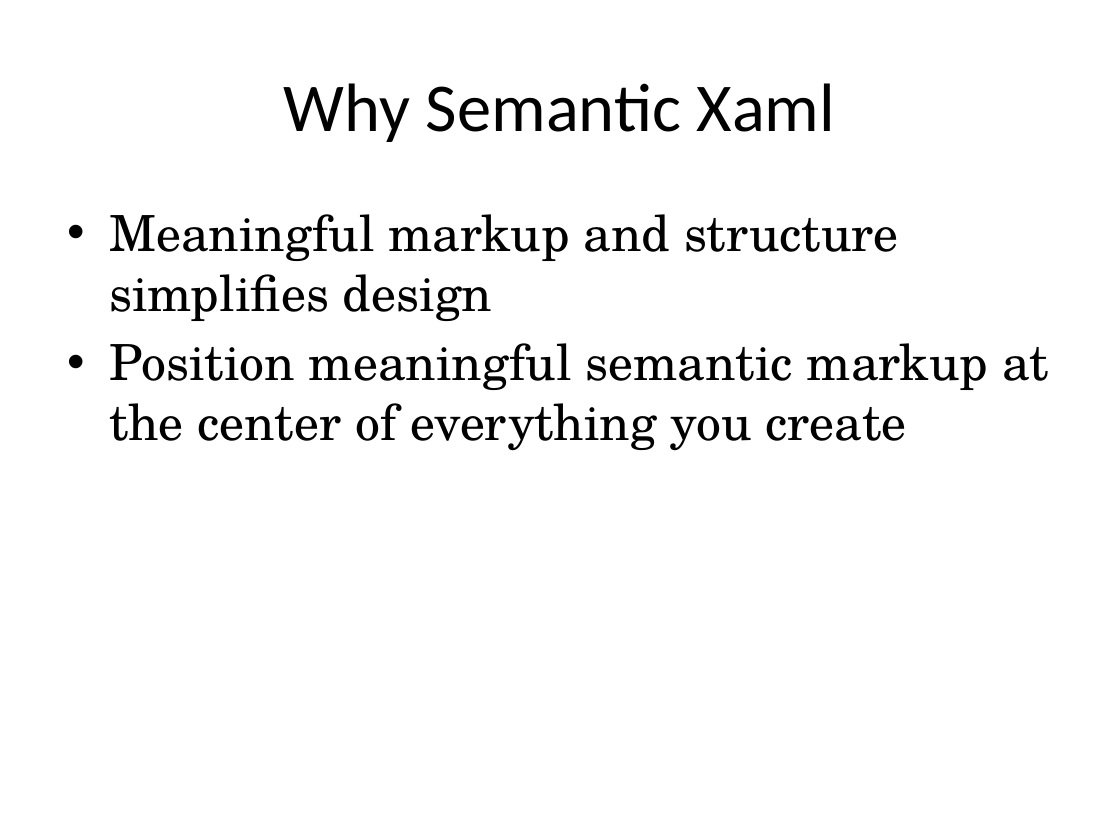
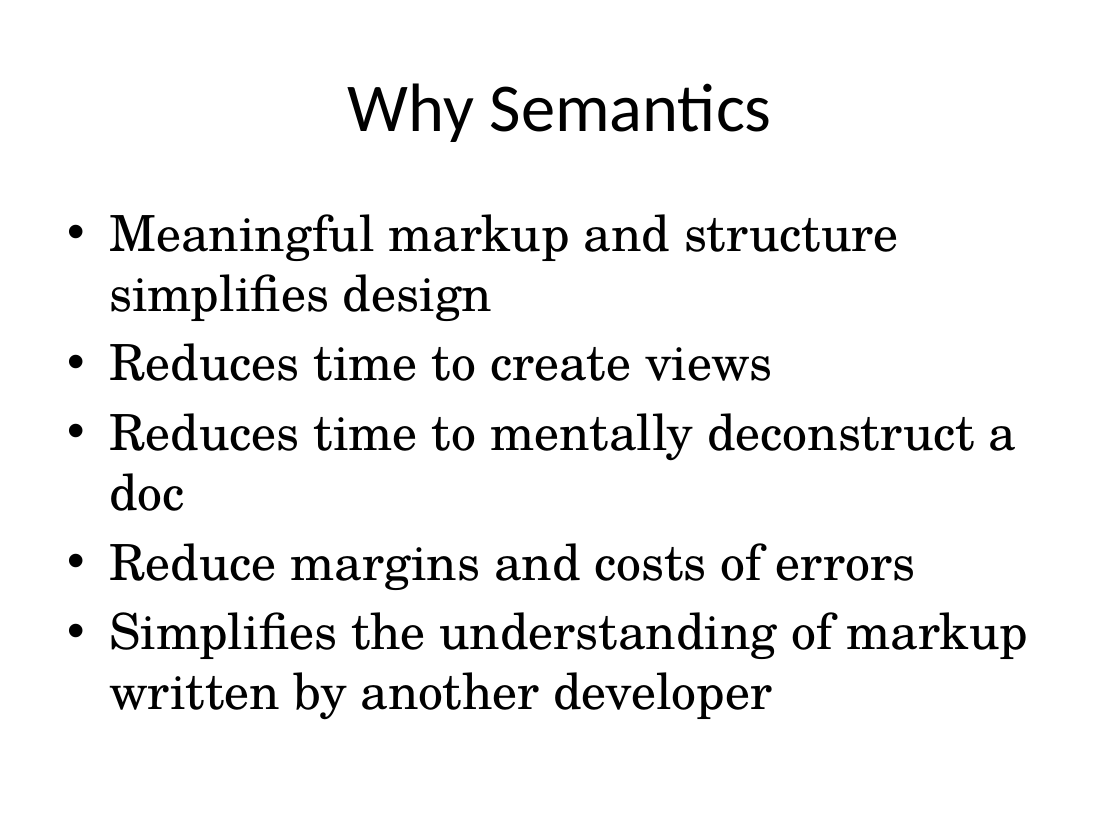
Before and after one commit to RookieOne/JBsWpfExamples, a slide deck: slide 63 of Adv WPF Workshop.pptx (slide 60 before the commit). Drawn at 1120x840 pixels with LibreOffice and Linux fonts; fonts in the diff are those of the drawing. Boxes give left, top, right and bottom in pixels: in the first picture for what was removed or moved away, otherwise in the second. Text is boxed around its words. In the diff, an @@ line names an element or a change of style, - is before the commit and + after.

```diff
--- a/Adv WPF Workshop.pptx
+++ b/Adv WPF Workshop.pptx
@@ title at (348,83,772,142): text changed @@
-Why Semantic Xaml
+Why Semantics
@@ text at (109,343,1028,720): text changed @@
-• Position meaningful semantic markup at the center of everything you create
+• Reduces time to create views
+• Reduces time to mentally deconstruct a doc
+• Reduce margins and costs of errors
+• Simplifies the understanding of markup written by another developer
```
Also in this commit, not shown: 30 other slides changed, 8 slides added, 8 slides removed, 8 other files.
